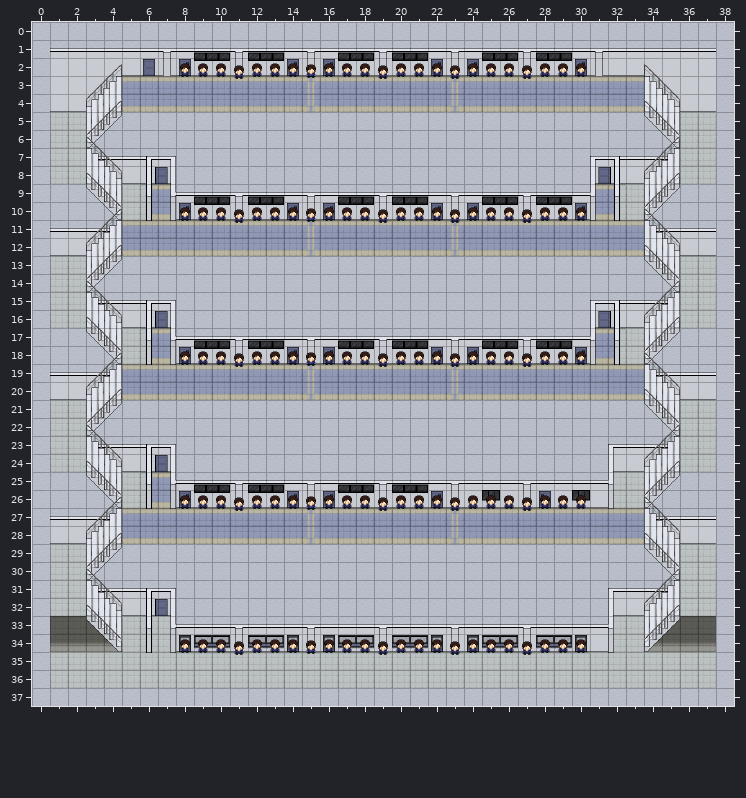
Two versions of a level (Tiled map, assets/tiles/cecs.tmx). The first picture shows the starting point.
Cells are 32x32 px. Shown: x 0..38, y 0..37.
After the commit:
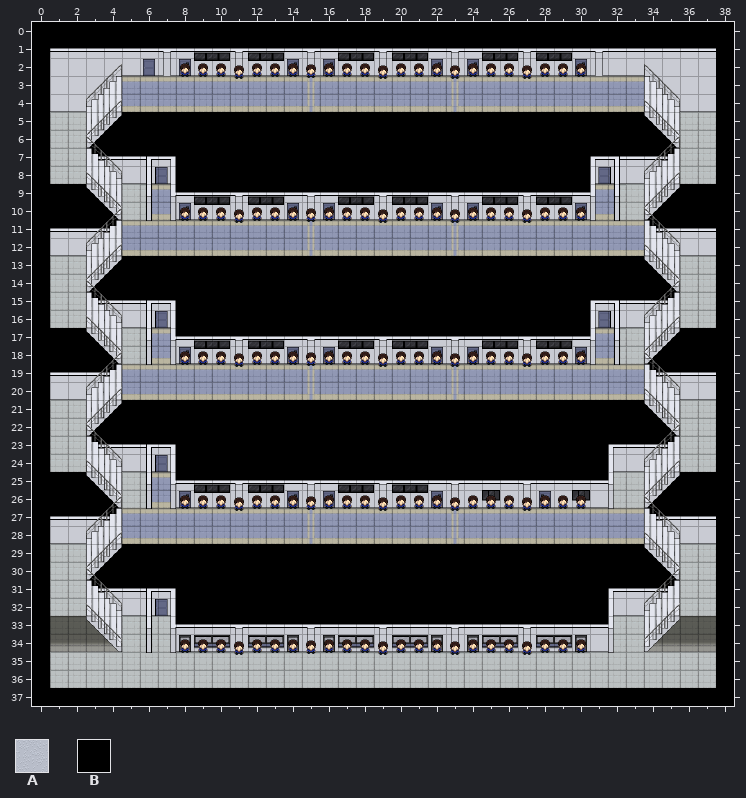
Key: from "map": A 58, B 120.
_ is an empty cell, . an unchanged one.
What changed:
--- layer "CECS/BACK"
@@ x 0..38 @@
- 0 AAAAAAAAAAAAAAAAAAAAAAAAAAAAAAAAAAAAAAA
- 1 AAAAAAAAAAAAAAAAAAAAAAAAAAAAAAAAAAAAAAA
- 2 A.....................................A
- 3 A.....................................A
- 4 A.....................................A
- 5 A...AAAAAAAAAAAAAAAAAAAAAAAAAAAAAAA...A
- 6 A..AAAAAAAAAAAAAAAAAAAAAAAAAAAAAAAAA..A
- 7 A..AAAAAAAAAAAAAAAAAAAAAAAAAAAAAAAAA..A
- 8 A.......AAAAAAAAAAAAAAAAAAAAAAA.......A
- 9 AAAA....AAAAAAAAAAAAAAAAAAAAAAA....AAAA
-10 AAAAA.............................AAAAA
-11 AAAAA.............................AAAAA
-12 A.....................................A
-13 A...AAAAAAAAAAAAAAAAAAAAAAAAAAAAAAA...A
-14 A..AAAAAAAAAAAAAAAAAAAAAAAAAAAAAAAAA..A
-15 A..AAAAAAAAAAAAAAAAAAAAAAAAAAAAAAAAA..A
-16 A.......AAAAAAAAAAAAAAAAAAAAAAA.......A
-17 AAAA....AAAAAAAAAAAAAAAAAAAAAAA....AAAA
-18 AAAAA.............................AAAAA
-19 AAAAA.............................AAAAA
-20 A.....................................A
-21 A...AAAAAAAAAAAAAAAAAAAAAAAAAAAAAAA...A
-22 A..AAAAAAAAAAAAAAAAAAAAAAAAAAAAAAAAA..A
-23 A..AAAAAAAAAAAAAAAAAAAAAAAAAAAAAAAAA..A
-24 A.......AAAAAAAAAAAAAAAAAAAAAAAA......A
-25 AAAA....AAAAAAAAAAAAAAAAAAAAAAAA...AAAA
-26 AAAAA.............................AAAAA
-27 AAAAA.............................AAAAA
-28 A.....................................A
-29 A...AAAAAAAAAAAAAAAAAAAAAAAAAAAAAAA...A
-30 A..AAAAAAAAAAAAAAAAAAAAAAAAAAAAAAAAA..A
-31 A..AAAAAAAAAAAAAAAAAAAAAAAAAAAAAAAAA..A
-32 A.......AAAAAAAAAAAAAAAAAAAAAAAA......A
-33 A.......AAAAAAAAAAAAAAAAAAAAAAAA......A
-34 A.....................................A
-35 A.....................................A
-36 A.....................................A
-37 AAAAAAAAAAAAAAAAAAAAAAAAAAAAAAAAAAAAAAA
+ 0 BBBBBBBBBBBBBBBBBBBBBBBBBBBBBBBBBBBBBBB
+ 1 BBBBBBBBBBBBBBBBBBBBBBBBBBBBBBBBBBBBBBB
+ 2 B.....................................B
+ 3 B.....................................B
+ 4 B.....................................B
+ 5 B...BBBBBBBBBBBBBBBBBBBBBBBBBBBBBBB...B
+ 6 B..BBBBBBBBBBBBBBBBBBBBBBBBBBBBBBBBB..B
+ 7 B..BBBBBBBBBBBBBBBBBBBBBBBBBBBBBBBBB..B
+ 8 B.......BBBBBBBBBBBBBBBBBBBBBBB.......B
+ 9 BBBB....BBBBBBBBBBBBBBBBBBBBBBB....BBBB
+10 BBBBB.............................BBBBB
+11 BBBBB.............................BBBBB
+12 B.....................................B
+13 B...BBBBBBBBBBBBBBBBBBBBBBBBBBBBBBB...B
+14 B..BBBBBBBBBBBBBBBBBBBBBBBBBBBBBBBBB..B
+15 B..BBBBBBBBBBBBBBBBBBBBBBBBBBBBBBBBB..B
+16 B.......BBBBBBBBBBBBBBBBBBBBBBB.......B
+17 BBBB....BBBBBBBBBBBBBBBBBBBBBBB....BBBB
+18 BBBBB.............................BBBBB
+19 BBBBB.............................BBBBB
+20 B.....................................B
+21 B...BBBBBBBBBBBBBBBBBBBBBBBBBBBBBBB...B
+22 B..BBBBBBBBBBBBBBBBBBBBBBBBBBBBBBBBB..B
+23 B..BBBBBBBBBBBBBBBBBBBBBBBBBBBBBBBBB..B
+24 B.......BBBBBBBBBBBBBBBBBBBBBBBB......B
+25 BBBB....BBBBBBBBBBBBBBBBBBBBBBBB...BBBB
+26 BBBBB.............................BBBBB
+27 BBBBB.............................BBBBB
+28 B.....................................B
+29 B...BBBBBBBBBBBBBBBBBBBBBBBBBBBBBBB...B
+30 B..BBBBBBBBBBBBBBBBBBBBBBBBBBBBBBBBB..B
+31 B..BBBBBBBBBBBBBBBBBBBBBBBBBBBBBBBBB..B
+32 B.......BBBBBBBBBBBBBBBBBBBBBBBB......B
+33 B.......BBBBBBBBBBBBBBBBBBBBBBBB......B
+34 B.....................................B
+35 B.....................................B
+36 B.....................................B
+37 BBBBBBBBBBBBBBBBBBBBBBBBBBBBBBBBBBBBBBB
